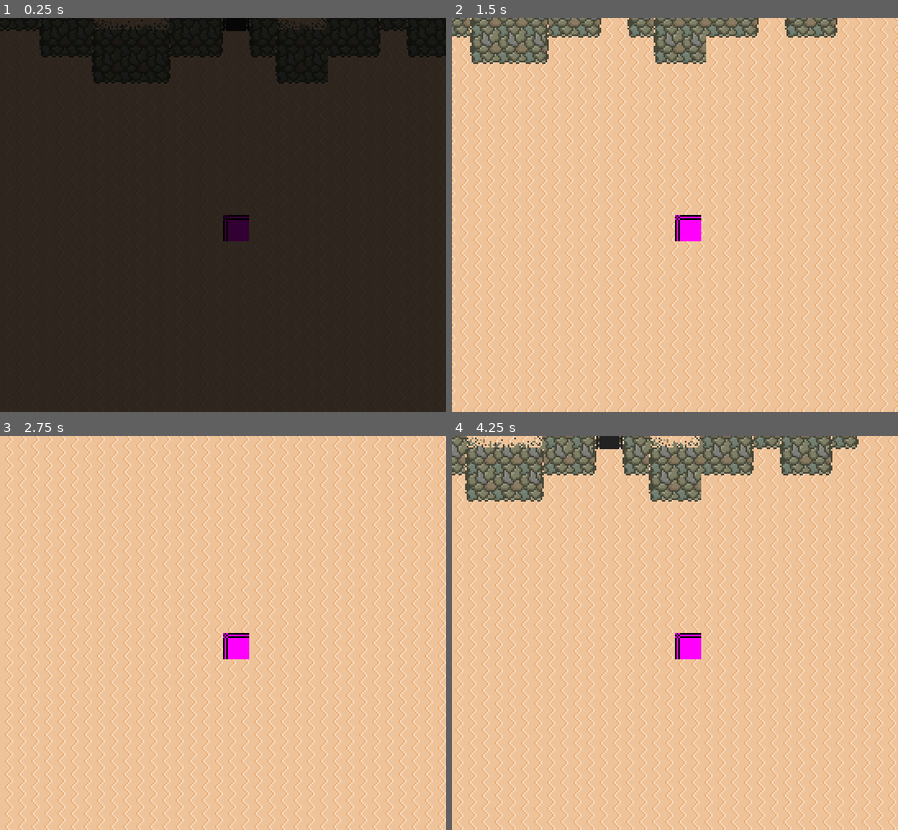
Above: before the commit, frames 1-4 (two rows, left to right).
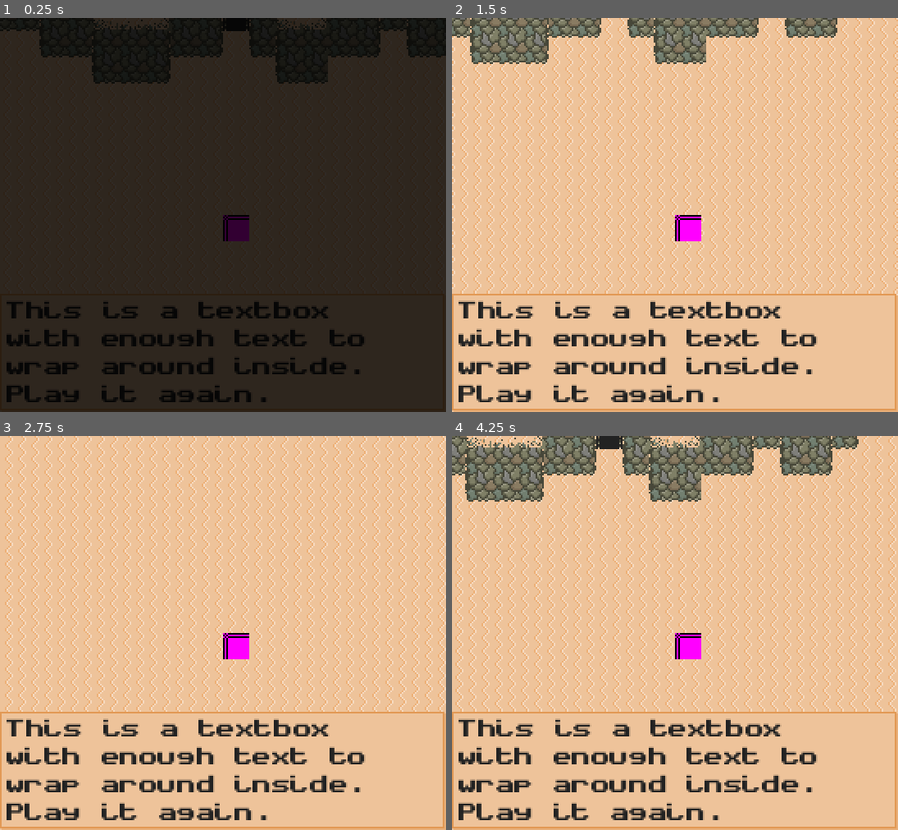
Above: after the commit, the same moments.

Repository: sherwoodjm/tomb-trials-godot
Game: Godot game, scene res://maps/outside_tomb.tscn
The game is run twice, just before and just after one commit, with the same random seed, the same clock (stepped at 60 frames per second) and the same inputs.
Inputs (mouse positions are in pixels of both pictures, inside the frame that each line leads up to):
- Up to frame 1 (0.25 s): no input
- Up to frame 2 (1.5 s): move the mouse to (773, 195) at 0.52 s; hold D (key_right) 0.53-1.28 s; move the mouse to (585, 234) at 1.27 s; hold S (key_down) from 1.28 s (still down)
- Up to frame 3 (2.75 s): move the mouse to (267, 546) at 2.02 s; release S (key_down) at 2.03 s; hold D (key_right) from 2.03 s (still down)
- Up to frame 4 (4.25 s): move the mouse to (652, 711) at 2.77 s; release D (key_right) at 2.78 s; hold W (key_up) 2.78-3.53 s; move the mouse to (808, 692) at 3.52 s; hold A (key_left) from 3.53 s (still down)

The runs differ from the first frame. In frame 1, 3.6% of the frame differs, in the area x 1-82%, y 72-98%; in frame 2, 13%; in frame 3, 13%; in frame 4, 13%, in the area x 0-100%, y 70-100%.

Commit message:
Dialogue box added

Diff:
--- /dev/null
+++ b/dialogue.gd
@@ -0,0 +1,5 @@
+extends CanvasLayer
+
+
+func display_text(text: String) -> void:
+	$Control.show()
--- /dev/null
+++ b/dialogue.tscn
@@ -0,0 +1,47 @@
+[gd_scene format=3 uid="uid://c2vawe0akqqm4"]
+
+[ext_resource type="Script" uid="uid://dmk85oyqh5sof" path="res://dialogue.gd" id="1_758ep"]
+[ext_resource type="FontFile" uid="uid://bw20tikc1sopk" path="res://Not Jam Mono Clean 11.ttf" id="1_oi3j2"]
+[ext_resource type="Texture2D" uid="uid://8ebf8h3bxo" path="res://sprites/dialogue.png" id="2_758ep"]
+
+[sub_resource type="Theme" id="Theme_va5y1"]
+RichTextLabel/colors/default_color = Color(0.13333334, 0.13333334, 0.13333334, 1)
+RichTextLabel/fonts/normal_font = ExtResource("1_oi3j2")
+
+[node name="Dialogue" type="CanvasLayer" unique_id=1970777900]
+script = ExtResource("1_758ep")
+
+[node name="Control" type="Control" parent="." unique_id=1808147997]
+layout_mode = 3
+anchors_preset = 0
+offset_right = 272.0
+offset_bottom = 240.0
+theme = SubResource("Theme_va5y1")
+
+[node name="NinePatchRect" type="NinePatchRect" parent="Control" unique_id=1056926194]
+layout_mode = 0
+offset_top = 168.0
+offset_right = 272.0
+offset_bottom = 240.0
+texture = ExtResource("2_758ep")
+patch_margin_left = 8
+patch_margin_top = 8
+patch_margin_right = 8
+patch_margin_bottom = 8
+
+[node name="MarginContainer" type="MarginContainer" parent="Control/NinePatchRect" unique_id=1958954354]
+layout_mode = 1
+anchors_preset = 15
+anchor_right = 1.0
+anchor_bottom = 1.0
+grow_horizontal = 2
+grow_vertical = 2
+theme_override_constants/margin_left = 4
+theme_override_constants/margin_right = 4
+
+[node name="RichTextLabel" type="RichTextLabel" parent="Control/NinePatchRect/MarginContainer" unique_id=1929775893]
+layout_mode = 2
+text = "This is a textbox with enough text to wrap around inside. Play it again."
+scroll_active = false
+
+[node name="Timer" type="Timer" parent="Control" unique_id=1578459358]
--- a/project.godot
+++ b/project.godot
@@ -20,6 +20,7 @@
 
 Main="*uid://i0px8put1jcp"
 Transition="*uid://can7wjkw2i0w1"
+Dialogue="*uid://c2vawe0akqqm4"
 
 [display]
 
--- a/transition.tscn
+++ b/transition.tscn
@@ -44,6 +44,7 @@
 
 [node name="Fade" type="CanvasLayer" parent="." unique_id=1275634357]
 process_mode = 3
+layer = 2
 
 [node name="ColorRect" type="ColorRect" parent="Fade" unique_id=1415129251]
 offset_right = 272.0
Binary file added: Not Jam Mono Clean 11.ttf
Not shown, added: Not Jam Mono Clean 11.ttf.import
Not shown, added: dialogue.gd.uid
Binary file added: sprites/dialogue.png
Not shown, added: sprites/dialogue.png.import
